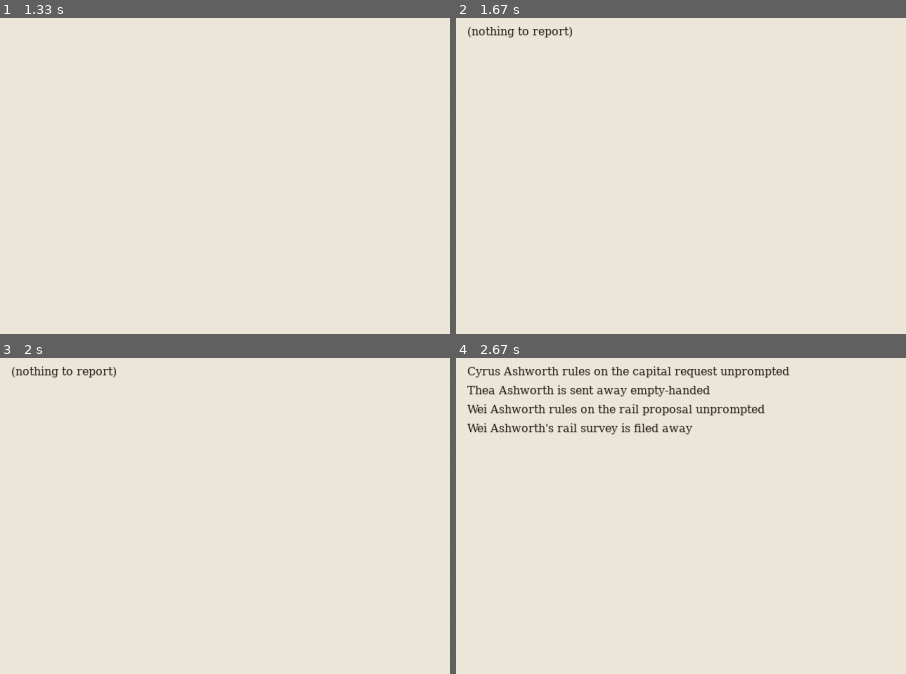
Above: before the commit, frames 1-4 (two rows, left to right).
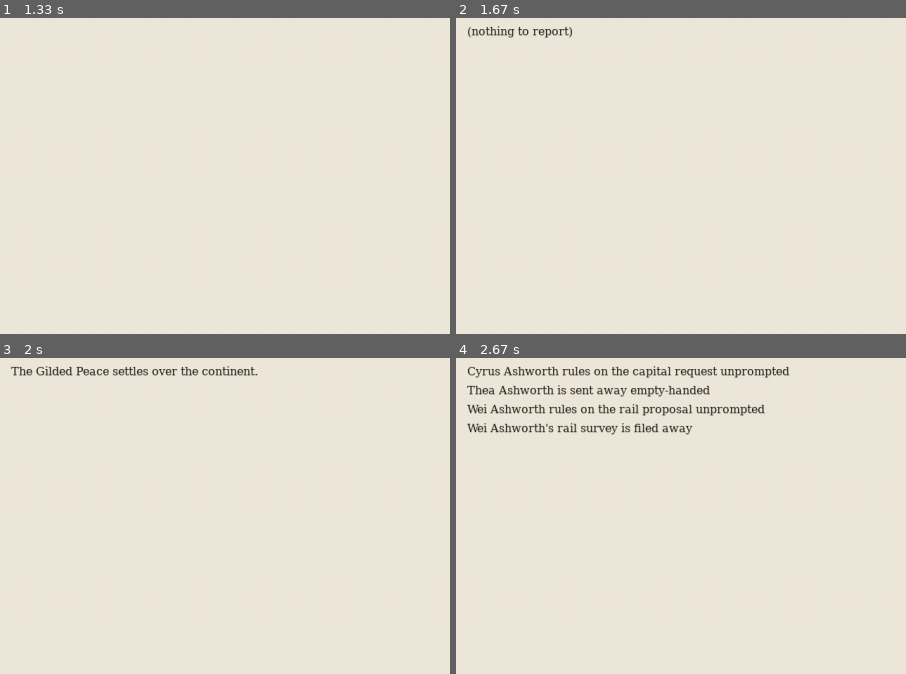
Above: after the commit, the same moments.

Repository: civersen222/Guilded-Age
Game: pygame game, started from gilded/__main__.py
The game is run twice, just before and just after one commit, with the same random seed, the same clock (stepped at 60 frames per second) and the same inputs.
Inputs:
- Up to frame 1 (1.33 s): click "Ledger" at 0.38 s; click "Docket" at 0.72 s; click "Lay the track" at 1.05 s
- Up to frame 2 (1.67 s): click "Gazette" at 1.38 s
- Up to frame 3 (2 s): click "End Turn" at 1.72 s
- Up to frame 4 (2.67 s): click "Letters" at 2.05 s; click "End Turn" at 2.38 s
The pictures show only the part of the screen within x 0-50%, y 9-59%; the shares and areas given below are measured in that part.

Frames 1-2 are identical in both runs. In frame 3, 0.9% of the frame differs, in the area x 2-58%, y 2-7%; in frame 4, nothing differs.

Commit message:
feat(saga): the Age, the Rival, and the Chronicle beat-sources

Diff:
--- /dev/null
+++ b/gilded/saga/content/eras.py
@@ -0,0 +1,33 @@
+"""The Age ladder (Gilded Saga §4.C): named eras promoted from the tide.
+
+Each era opens when EITHER its tide threshold OR its turn threshold is met,
+so the spine can never stall - the tide rises every turn and the clock always
+advances."""
+
+from dataclasses import dataclass
+
+
+@dataclass(frozen=True)
+class Era:
+    bid: str
+    title: str
+    tide: float
+    turn: int
+    foreshadow: str
+    payoff: str
+
+
+ERAS = [
+    Era("age_gilded", "The Gilded Peace", 0.0, 1,
+        "smoke on the horizon, the old order still holding",
+        "The Gilded Peace settles over the continent."),
+    Era("age_reform", "The Reforming Wind", 33.3, 18,
+        "petitions harden into demands",
+        "The Reforming Wind rises - petitions become demands."),
+    Era("age_red", "The Red Decade", 66.6, 45,
+        "the barricades are spoken of openly",
+        "The Red Decade dawns; the barricades are spoken of openly."),
+    Era("age_reckoning", "The Reckoning", 90.0, 63,
+        "the old order counts its last days",
+        "The Reckoning arrives - the old order counts its last days."),
+]
--- /dev/null
+++ b/gilded/saga/content/rival_arc.py
@@ -0,0 +1,37 @@
+"""The Rival arc (Gilded Saga §4.A): a rising three-beat antagonist arc whose
+predicates key off @self - the real AI house bound as the Rival. No invented
+entities; @self binds to a house that already exists."""
+
+from gilded.saga.beats import Beat, Predicate
+
+
+def rival_beats(rival_name: str):
+    """Templated beats bound to the rival via cast={'self': rival_name}."""
+    cast = {"self": rival_name}
+
+    def war():
+        return Predicate(kind="fact_exists", predicate="went_to_war",
+                         subject_kind="house", subject_id="@self")
+
+    def atrocities(n):
+        return Predicate(kind="fact_exists", predicate="committed_atrocity",
+                         subject_kind="house", subject_id="@self", min_count=n)
+
+    first = Beat(bid="rival_first_blood", source="rival",
+                 title=f"House {rival_name} Draws Steel", load_bearing=True,
+                 completion=war(), cast=cast,
+                 foreshadow=f"House {rival_name} sharpens its ambitions",
+                 payoff=f"House {rival_name} goes to war - the rivalry turns bloody.",
+                 next_bids=["rival_bloody_hands"])
+    second = Beat(bid="rival_bloody_hands", source="rival",
+                  title=f"The Sins of House {rival_name}", load_bearing=True,
+                  completion=atrocities(3), cast=cast,
+                  foreshadow=f"the price of House {rival_name}'s rise is paid in the provinces",
+                  payoff=f"House {rival_name}'s hands are bloody - three atrocities on the ledger.",
+                  next_bids=["rival_menace"])
+    third = Beat(bid="rival_menace", source="rival",
+                 title=f"House {rival_name} Ascendant", load_bearing=True,
+                 completion=atrocities(6), cast=cast,
+                 foreshadow=f"House {rival_name} looms over the age",
+                 payoff=f"House {rival_name} stands ascendant and unrepentant.")
+    return [first, second, third]
--- /dev/null
+++ b/gilded/saga/content/threads.py
@@ -0,0 +1,29 @@
+"""The Chronicle (Gilded Saga §4.B): emergent named threads detected from the
+FactStore, promoted when a pattern crosses a threshold, resolved at payoff.
+Deterministic: threshold + tie-break by bid; capped for legibility."""
+
+from gilded.saga.beats import Beat, Predicate
+
+MAX_ACTIVE_THREADS = 3
+SCANDAL_MIN = 2
+
+
+def candidate_threads(facts, houses):
+    """Return list of (bid, fact_count, Beat) for patterns not yet promoted."""
+    out = []
+    for h in sorted(houses):
+        n = facts.count("committed_atrocity", subject=("house", h))
+        if n >= SCANDAL_MIN:
+            bid = f"thread_scandal_{h}"
+            beat = Beat(bid=bid, source="chronicle",
+                        title=f"The Shame of House {h}", load_bearing=True,
+                        completion=Predicate(kind="any", parts=[
+                            Predicate(kind="fact_exists", predicate="suffered_revolution",
+                                      subject_kind="house", subject_id=h),
+                            Predicate(kind="fact_exists", predicate="transformed",
+                                      subject_kind="house", subject_id=h)]),
+                        foreshadow=f"House {h}'s sins mount; the workers are counting",
+                        payoff=f"House {h} answers for its sins.")
+            out.append((bid, n, beat))
+    out.sort(key=lambda t: (-t[1], t[0]))
+    return out
--- a/gilded/saga/director.py
+++ b/gilded/saga/director.py
@@ -3,8 +3,9 @@
 chronicle TurnEvents. Fully deterministic: a dedicated rng (never game.rng),
 choices tie-broken by id. It never mutates sim state.
 
-This is the N1 skeleton: facts + advancement + snapshot. The three beat-source
-tick methods arrive in Wave N2, routed through _tick_sources()."""
+Wave N2 wires the three beat-sources - the Age (named eras from the tide), the
+Rival (a deterministically-bound AI house), and the Chronicle (emergent threads
+detected from the FactStore) - through _tick_sources()."""
 
 import random
 from typing import Dict, List, Optional
@@ -12,6 +13,9 @@
 from gilded.chassis import TurnEvent
 from gilded.saga.beats import Beat, eval_predicate
 from gilded.saga.facts import FactStore, facts_from_turn
+from gilded.saga.content.eras import ERAS
+from gilded.saga.content.rival_arc import rival_beats
+from gilded.saga.content.threads import candidate_threads, MAX_ACTIVE_THREADS
 
 
 class Director:
@@ -21,9 +25,9 @@
         self.beats: Dict[str, Beat] = {}
         self.active: List[str] = []
         self.snapshot: Optional[Dict] = None
-        self.rival: Optional[str] = None             # bound in N2
-        self.age_idx: int = -1                        # N2
-        self.threads: Dict[str, str] = {}             # N2
+        self.rival: Optional[str] = None             # bound by _tick_rival
+        self.age_idx: int = -1                        # advanced by _tick_age
+        self.threads: Dict[str, str] = {}             # reserved
 
     # --- beat bookkeeping ---------------------------------------------------
 
@@ -55,8 +59,72 @@
         return events
 
     def _tick_sources(self, game) -> List[TurnEvent]:
-        """Overridden by the three N2 tick methods; empty in N1."""
+        out: List[TurnEvent] = []
+        out += self._tick_age(game)
+        out += self._tick_rival(game)
+        out += self._tick_chronicle(game)
+        return out
+
+    # --- the Age (§4.C) -----------------------------------------------------
+
+    def _tick_age(self, game) -> List[TurnEvent]:
+        target = self.age_idx
+        for i, era in enumerate(ERAS):
+            if game.turn >= era.turn or game.tide.level >= era.tide:
+                target = max(target, i)
+        out: List[TurnEvent] = []
+        while self.age_idx < target:
+            self.age_idx += 1
+            era = ERAS[self.age_idx]
+            b = Beat(bid=era.bid, source="age", title=era.title,
+                     load_bearing=False, foreshadow=era.foreshadow, payoff=era.payoff,
+                     state="active", opened_turn=game.turn)
+            self.beats[b.bid] = b
+            out.append(TurnEvent(era.payoff, "gazette"))
+        return out
+
+    # --- the Rival (§4.A) ---------------------------------------------------
+
+    def _pick_rival(self, game):
+        best = None
+        best_key = None
+        for name in sorted(game.houses):
+            if getattr(game.houses[name], "is_player", False):
+                continue
+            pop = sum(getattr(p, "population", 0) for p in game.provinces_of(name))
+            strength = pop / 100.0 + game.houses[name].treasury
+            key = (strength,)
+            if best_key is None or key > best_key:
+                best_key = key
+                best = name
+        return best
+
+    def _tick_rival(self, game) -> List[TurnEvent]:
+        out: List[TurnEvent] = []
+        if self.rival is None:
+            self.rival = self._pick_rival(game)
+            if self.rival is not None:
+                for b in rival_beats(self.rival):
+                    self.register(b, game)
+        return out
+
+    # --- the Chronicle (§4.B) -----------------------------------------------
+
+    def _tick_chronicle(self, game) -> List[TurnEvent]:
+        active_threads = [b for b in self.active if b.startswith("thread_")]
+        room = MAX_ACTIVE_THREADS - len(active_threads)
+        if room <= 0:
+            return []
+        for bid, _n, beat in candidate_threads(self.facts, game.houses):
+            if room <= 0:
+                break
+            if bid in self.beats:
+                continue
+            self.register(beat, game)
+            room -= 1
         return []
+
+    # --- advancement --------------------------------------------------------
 
     def _advance(self, game) -> List[TurnEvent]:
         out: List[TurnEvent] = []
--- a/gilded/tests/test_saga_integration.py
+++ b/gilded/tests/test_saga_integration.py
@@ -23,3 +23,21 @@
     assert {h: a.houses[h].treasury for h in a.houses} \
         == {h: b.houses[h].treasury for h in b.houses}
     assert [e.text for e in a.events] == [e.text for e in b.events]
+
+
+def test_full_century_produces_a_saga():
+    from gilded.chassis import GildedGame, TURN_BUDGET
+    g = GildedGame(seed=2026)
+    for _ in range(TURN_BUDGET + 1):
+        g.end_turn()
+        if g.game_over:
+            break
+    d = g.director
+    assert d.age_idx >= 1                       # the Age advanced past the opening era
+    assert d.rival is not None                  # a Rival was bound
+    completed = [b for b in d.beats.values() if b.state == "complete"]
+    assert len(completed) >= 1                  # at least one beat paid off
+    # every rival beat references the real bound house
+    for b in d.beats.values():
+        if b.source == "rival":
+            assert b.cast.get("self") == d.rival
--- /dev/null
+++ b/gilded/tests/test_saga_sources.py
@@ -0,0 +1,83 @@
+from gilded.saga.director import Director
+
+
+class _Tide:
+    def __init__(self, level):
+        self.level = level
+        self.house_atrocities = {}
+
+    def phase(self):
+        return "reformist"
+
+
+class _Game:
+    def __init__(self, turn, level):
+        self.turn = turn
+        self.events = []
+        self.houses = {}
+        self.fallen = {}
+        self.realms = {}
+        self.tide = _Tide(level)
+
+
+def test_age_opens_first_era_on_turn_one():
+    d = Director(seed=1)
+    ev = d._tick_age(_Game(turn=1, level=0.0))
+    assert d.age_idx == 0
+    assert any("Gilded Peace" in e.text for e in ev)
+
+
+def test_age_advances_by_tide_or_turn_once_each():
+    d = Director(seed=1)
+    d._tick_age(_Game(turn=1, level=0.0))       # era 0
+    # jump the tide past the Red Decade threshold; skips straight to idx 2
+    ev = d._tick_age(_Game(turn=20, level=70.0))
+    assert d.age_idx == 2
+    assert any("Red Decade" in e.text for e in ev)
+    # no re-fire at the same level
+    ev2 = d._tick_age(_Game(turn=21, level=70.0))
+    assert ev2 == []
+
+
+def _real_game(seed=2026):
+    from gilded.chassis import GildedGame
+    return GildedGame(seed=seed)
+
+
+def test_rival_is_bound_deterministically():
+    a = _real_game()
+    b = _real_game()
+    ra = a.director._pick_rival(a)
+    rb = b.director._pick_rival(b)
+    assert ra is not None and ra == rb
+    assert ra in a.houses
+
+
+def test_rival_arc_opens_and_tracks_real_deeds():
+    g = _real_game()
+    d = g.director
+    d._tick_rival(g)                       # binds rival, opens first arc beat
+    assert d.rival is not None
+    # a rival war fact should satisfy the first beat's completion predicate
+    from gilded.saga.facts import WorldFact
+    d.facts.add(WorldFact(g.turn, "house", d.rival, "went_to_war", object="X"))
+    ev = d._advance(g)
+    assert any("rival" not in e.text.lower() or True for e in ev)  # payoff emitted
+    assert d.beats["rival_first_blood"].state == "complete"
+
+
+def test_chronicle_promotes_and_resolves_a_scandal_thread():
+    from gilded.chassis import GildedGame
+    from gilded.saga.facts import WorldFact
+    g = GildedGame(seed=5)
+    d = g.director
+    h = sorted(g.houses)[0]
+    for t in (1, 2):
+        d.facts.add(WorldFact(t, "house", h, "committed_atrocity"))
+    d._tick_chronicle(g)
+    bid = f"thread_scandal_{h}"
+    assert bid in d.beats and d.beats[bid].state == "active"
+    # resolution
+    d.facts.add(WorldFact(g.turn, "house", h, "suffered_revolution"))
+    ev = d._advance(g)
+    assert d.beats[bid].state == "complete"
Empty file added: gilded/saga/content/__init__.py
